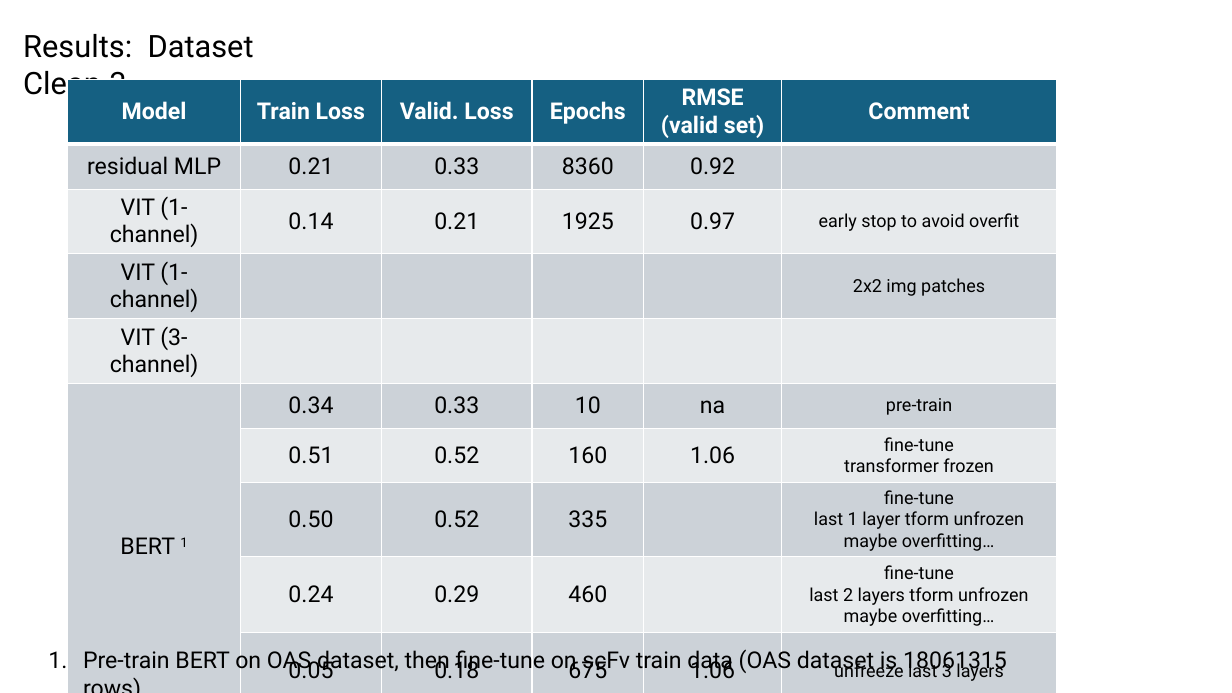
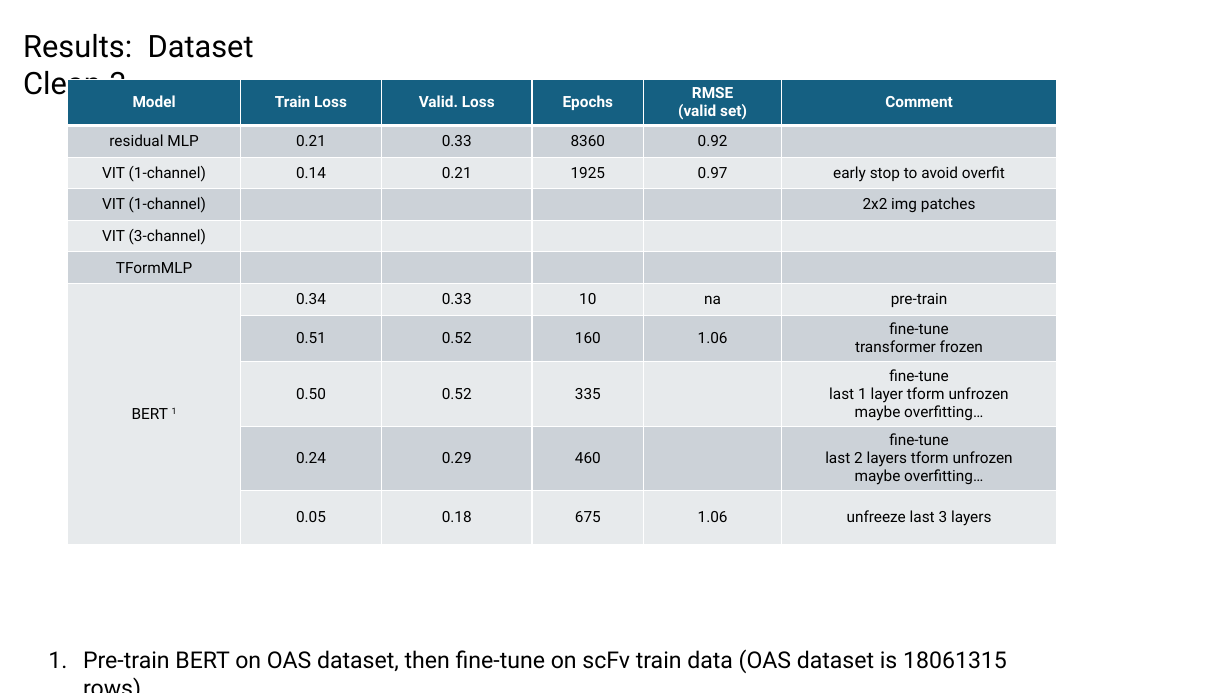
Before and after one commit to planaria158/BERT-antibody-antigen-binding-energy, a slide deck: slide 22 of Homework-aAlphaBio.pptx (slide 14 before the commit). Drawn at 1232x693 pixels with LibreOffice and Linux fonts; fonts in the diff are those of the drawing. Boxes give left, top, right and bottom in pixels: in the first picture for what was removed or moved away, otherwise in the second. Text is boxed around its words. In the diff, an @@ line names an element or a change of style, - is before the commit and + after.

Commit message:
slide deck

```diff
--- a/Homework-aAlphaBio.pptx
+++ b/Homework-aAlphaBio.pptx
@@ table at [67,79,1057,544] @@
+row 6: TFormMLP |  |  |  |  | 
```
Also in this commit, not shown: 1 other slide changed, 1 slide added.
